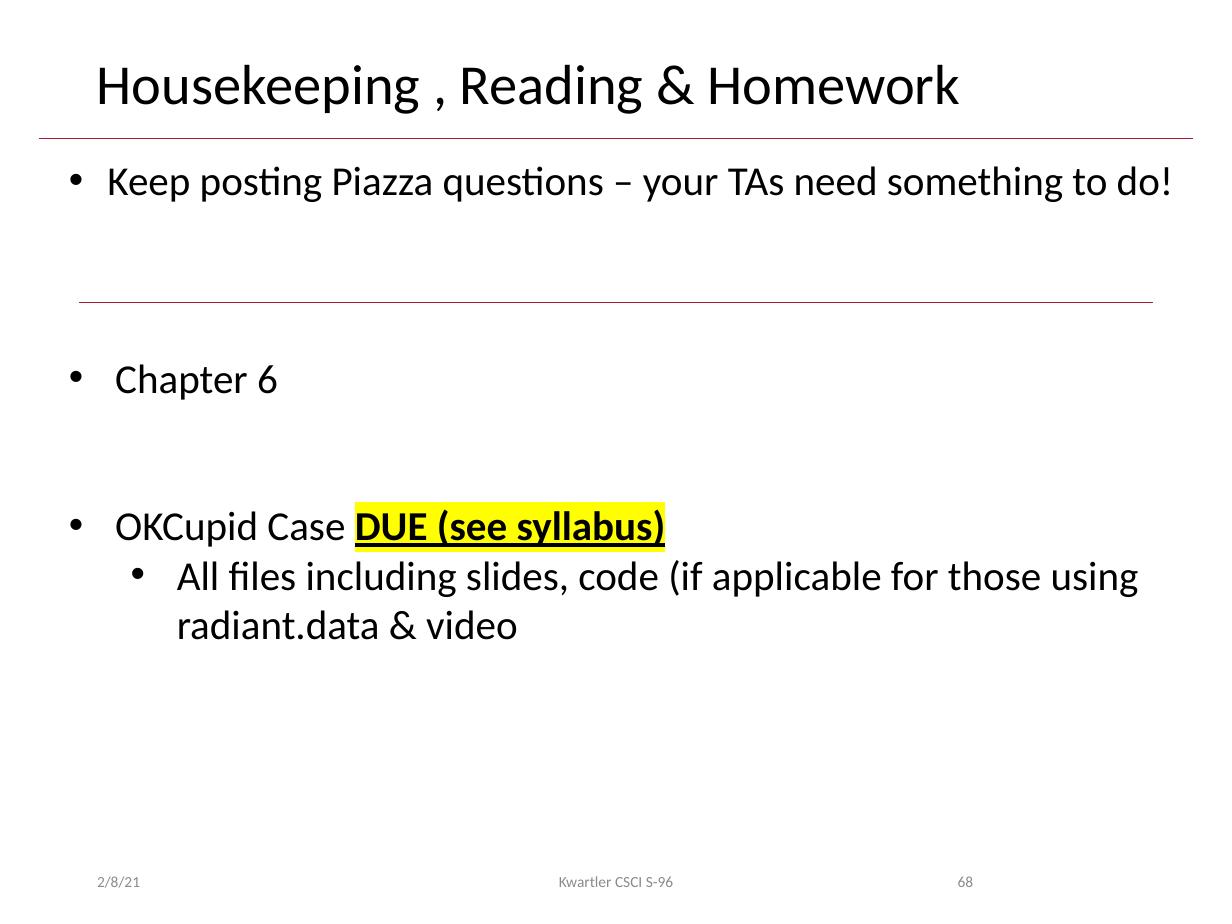
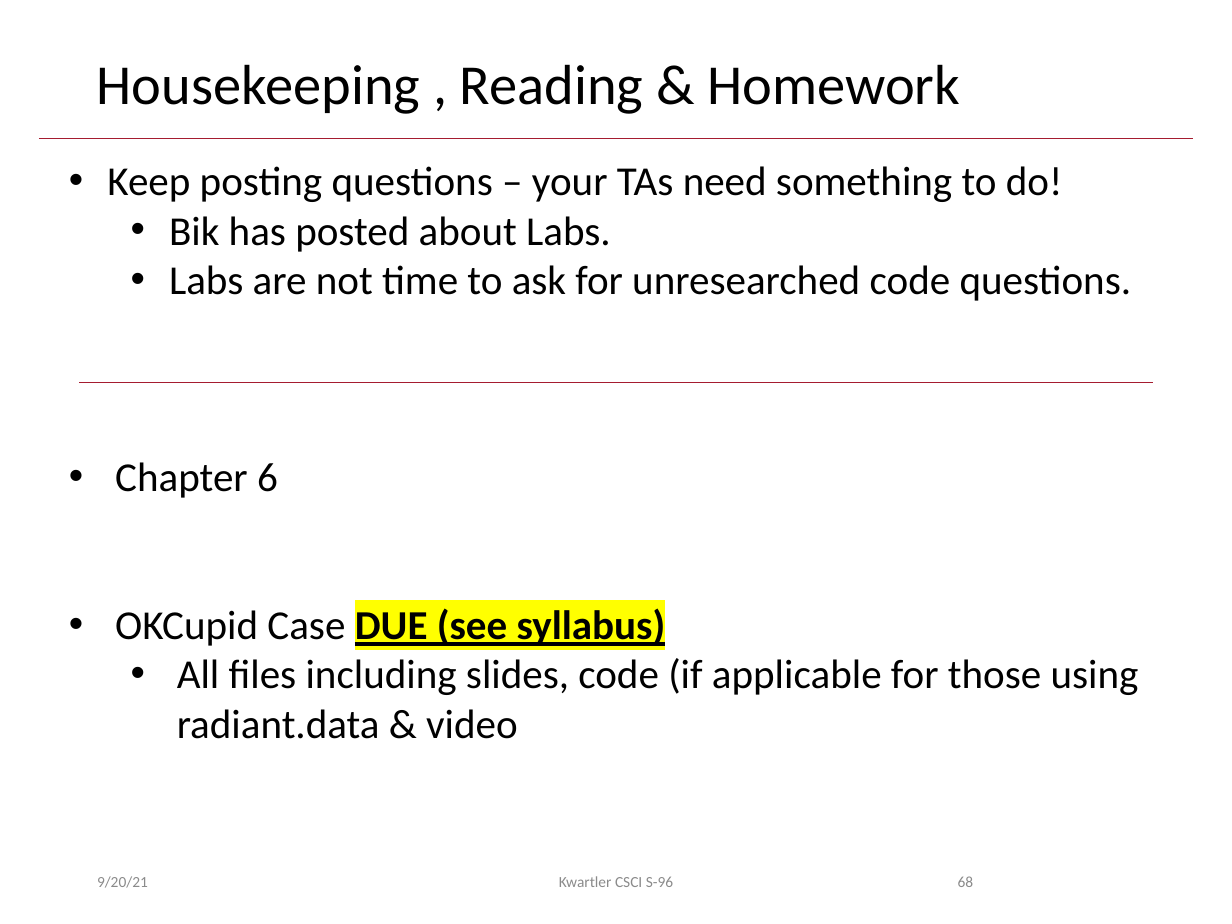
Before and after one commit to kwartler/Harvard_DataMining_Business_Student, a slide deck: slide 68 of Lessons/C_ModelingProcess_DataPrep/DM_Workflow_Preprocessing.pptx. Drawn at 1232x924 pixels with LibreOffice and Linux fonts; fonts in the diff are those of the drawing; background and template pictures are left out. Boxes give left, top, right and bottom in pixels: in the first picture for what was removed or moved away, otherwise in the second. Text is boxed around its words. In the diff, an @@ line names an element or a change of style, - is before the commit and + after.

```diff
--- a/Lessons/C_ModelingProcess_DataPrep/DM_Workflow_Preprocessing.pptx
+++ b/Lessons/C_ModelingProcess_DataPrep/DM_Workflow_Preprocessing.pptx
@@ text at (x1=107, y1=166, x2=1132, y2=301): text changed @@
-• Keep posting Piazza questions – your TAs need something to do!
+• Keep posting questions – your TAs need something to do!
+  • Bik has posted about Labs.
+  • Labs are not time to ask for unresearched code questions.
@@ line moved from (79, 302) - (1153, 302) to (79, 383) - (1153, 383) @@
@@ text at (x1=97, y1=876, x2=148, y2=888): text changed @@
-2/8/21
+9/20/21
```
Also in this commit, not shown: 65 other slides changed.
